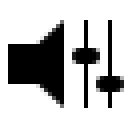
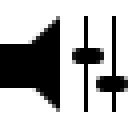
Comparing the layer stacks of the two w=128, h=128 images. Changes:
painted on "Rounded Rectangle 1" (1st of 2, in "control #2") over [96, 76, 128, 92]
painted on "Shape 2" (1st of 2, in "control #2") over [108, 16, 116, 112]
painted on "Rounded Rectangle 1" (2nd of 2, in "control #1") over [72, 48, 104, 64]
painted on "Shape 2" (2nd of 2, in "control #1") over [84, 16, 88, 112]
painted on "Rectangle 1" over [0, 44, 44, 88]
painted on "Shape 1" over [8, 16, 64, 112]
